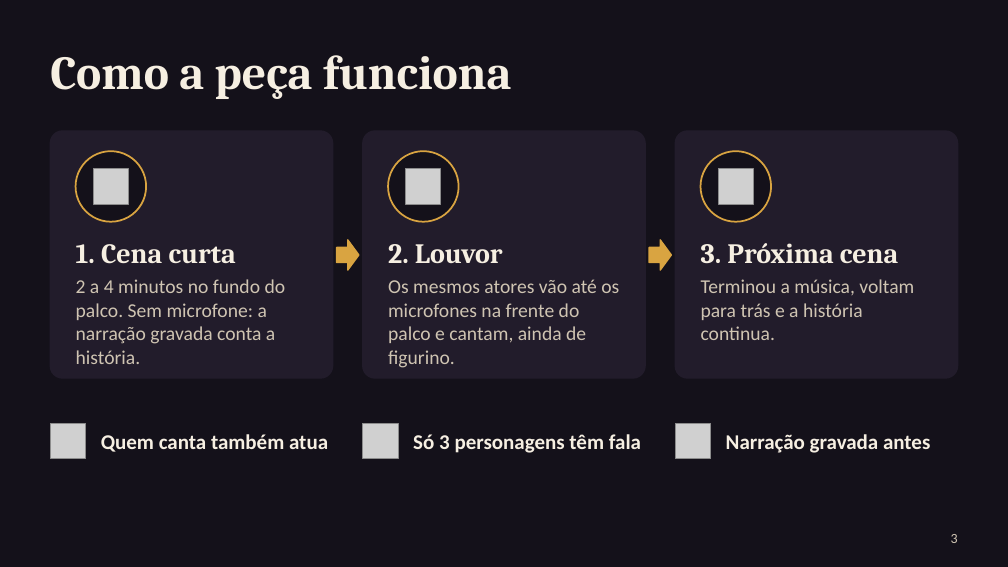
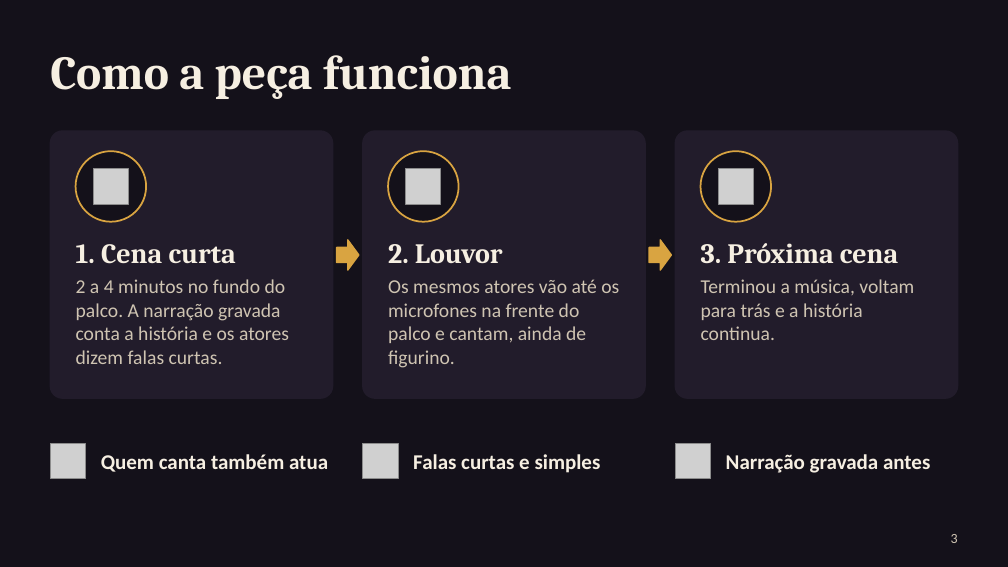
Before and after one commit to MatheusXd1227/Rob-IA-BTG, a slide deck: slide 3 of teatro/apresentacao-peca-natal.pptx. Drawn at 1008x567 pixels with LibreOffice and Linux fonts; fonts in the diff are those of the drawing; grey boxes stand for pictures. Boxes give left, top, right and bottom in pixels: in the first picture for what was removed or moved away, otherwise in the second. Text is boxed around its words. In the diff, an @@ line names an element or a change of style, - is before the commit and + after.

```diff
--- a/teatro/apresentacao-peca-natal.pptx
+++ b/teatro/apresentacao-peca-natal.pptx
@@ rounded rectangle: place and size @@
-rounded rectangle at <box>50,131,333,378</box>
+rounded rectangle at <box>50,131,333,398</box>
@@ rounded rectangle: place and size @@
-rounded rectangle at <box>363,131,645,378</box>
+rounded rectangle at <box>363,131,645,398</box>
@@ proportions changed in 3 elements at <box>50,131,333,398</box>, <box>363,131,645,398</box>, <box>675,131,958,398</box> @@
@@ rounded rectangle: place and size @@
-rounded rectangle at <box>675,131,958,378</box>
+rounded rectangle at <box>675,131,958,398</box>
@@ text at <box>76,279,289,364</box>: text changed @@
-2 a 4 minutos no fundo do palco. Sem microfone: a narração gravada conta a história.
+2 a 4 minutos no fundo do palco. A narração gravada conta a história e os atores dizem falas curtas.
@@ 3 pictures, 2 texts: place and size @@
-3 pictures, 2 texts at <box>50,423,930,459</box>
+3 pictures, 2 texts at <box>50,444,930,479</box>
@@ text at <box>413,454,601,473</box>: text changed @@
-Só 3 personagens têm fala
+Falas curtas e simples
```
Also in this commit, not shown: 1 other slide changed, 2 other files.
